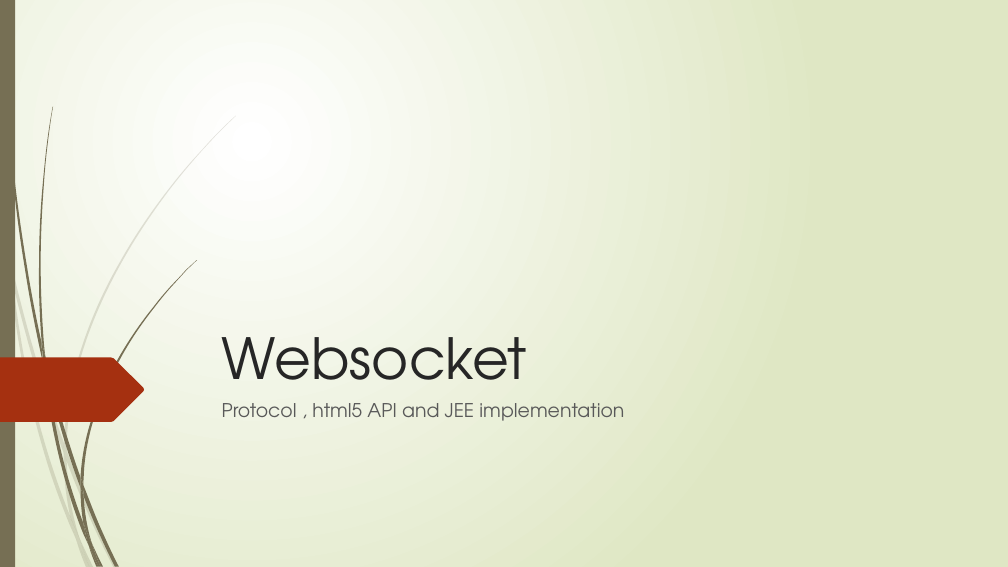
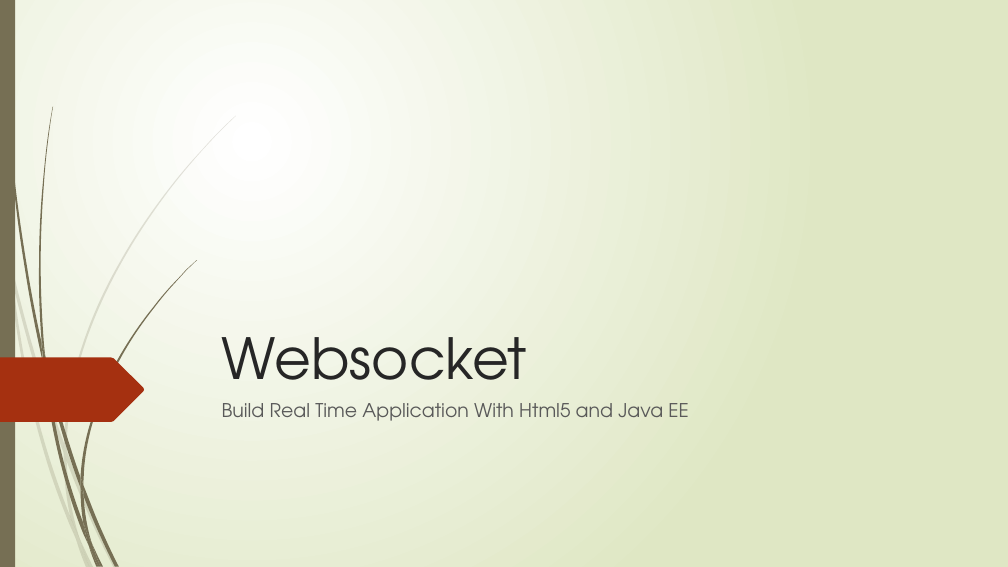
Before and after one commit to aliammar7/WebSocket, a slide deck: slide 1 of Websocket.pptx. Drawn at 1008x567 pixels with LibreOffice and Linux fonts; fonts in the diff are those of the drawing. Boxes give left, top, right and bottom in pixels: in the first picture for what was removed or moved away, otherwise in the second. Text is boxed around its words. In the diff, an @@ line names an element or a change of style, - is before the commit and + after.

Commit message:
presentation

```diff
--- a/Websocket.pptx
+++ b/Websocket.pptx
@@ subtitle at [222, 403, 688, 421]: text changed @@
-Protocol , html5 API and JEE implementation
+Build Real Time Application With Html5 and Java EE
```
Also in this commit, not shown: 1 other slide changed, 20 slides added, 1 slide removed.
